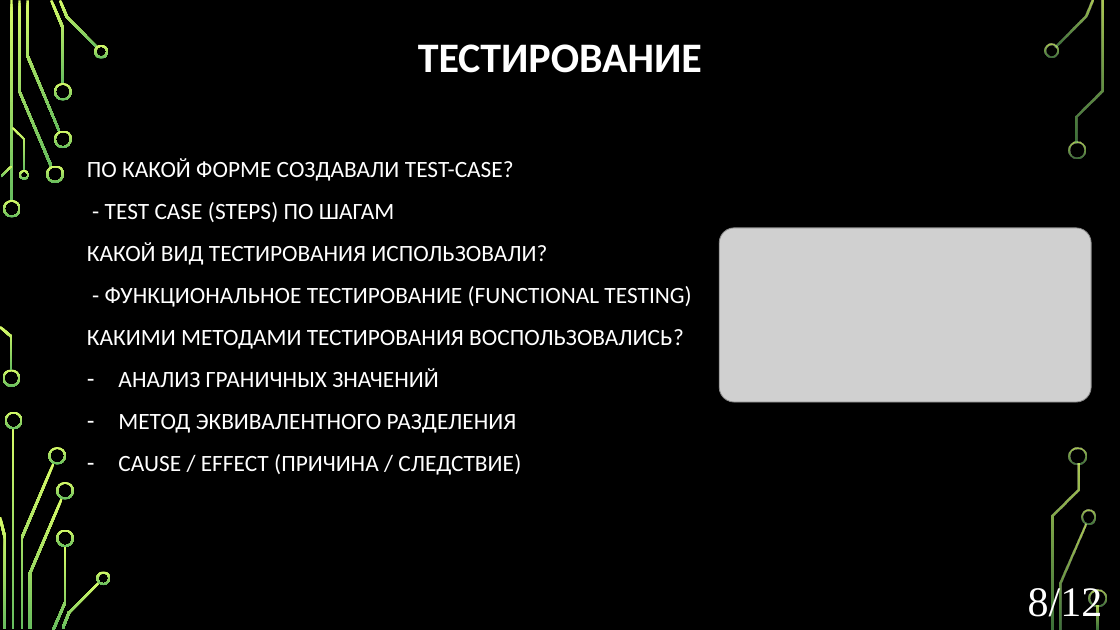
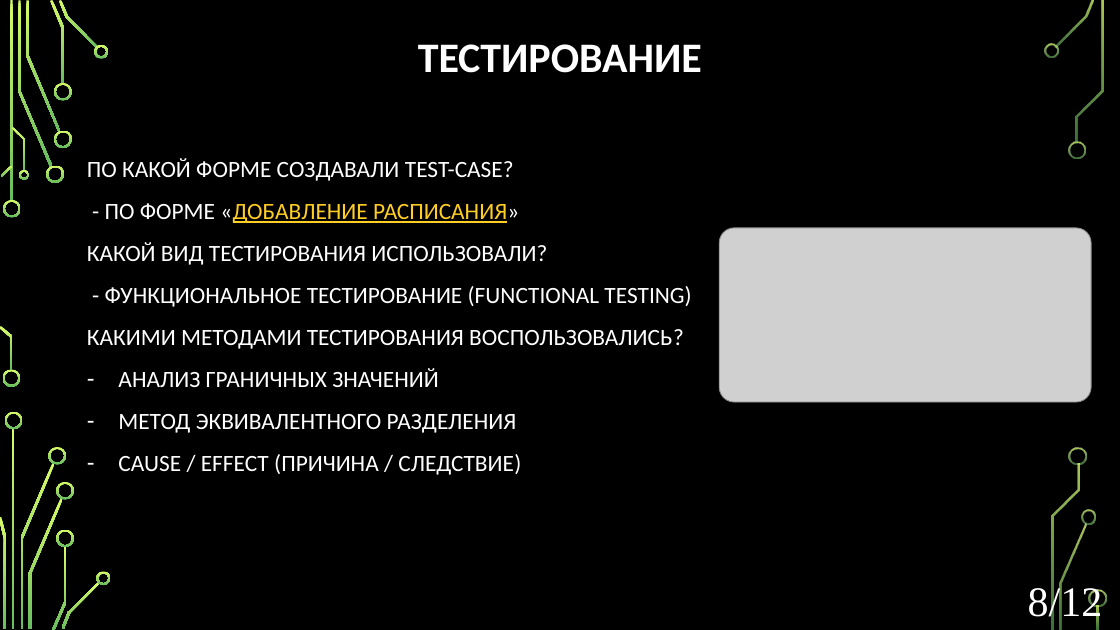
Before and after one commit to Dmitrii-Bykov-ISPO/PM-04, a slide deck: slide 8 of documents/MDK_vnedrenie.pptx. Drawn at 1120x630 pixels with LibreOffice and Linux fonts; fonts in the diff are those of the drawing; grey boxes stand for pictures; background and template pictures are left out. Boxes give left, top, right and bottom in pixels: in the first picture for what was removed or moved away, otherwise in the second. Text is boxed around its words. In the diff, an @@ line names an element or a change of style, - is before the commit and + after.

```diff
--- a/documents/MDK_vnedrenie.pptx
+++ b/documents/MDK_vnedrenie.pptx
@@ text at box(105, 203, 519, 223): text changed; text colour #FFFFFF to #FFCE23 @@
-- TEST CASE (STEPS) ПО ШАГАМ
+- ПО ФОРМЕ «ДОБАВЛЕНИЕ РАСПИСАНИЯ»
```
Also in this commit, not shown: 3 other slides changed.
